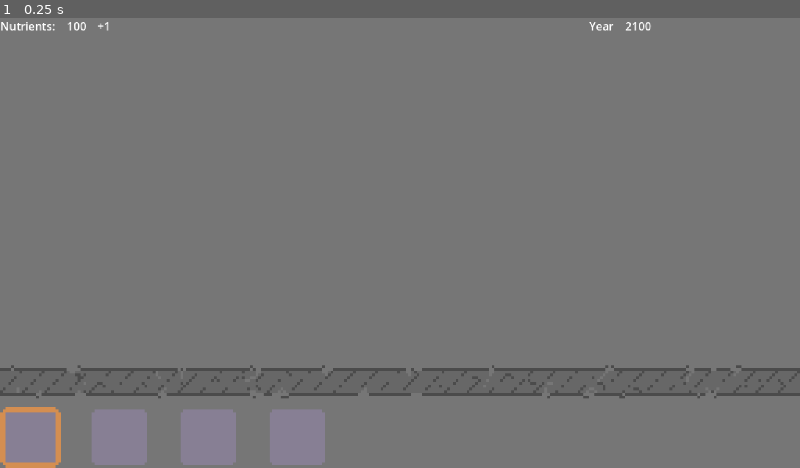
Above: before the commit, frame 1.
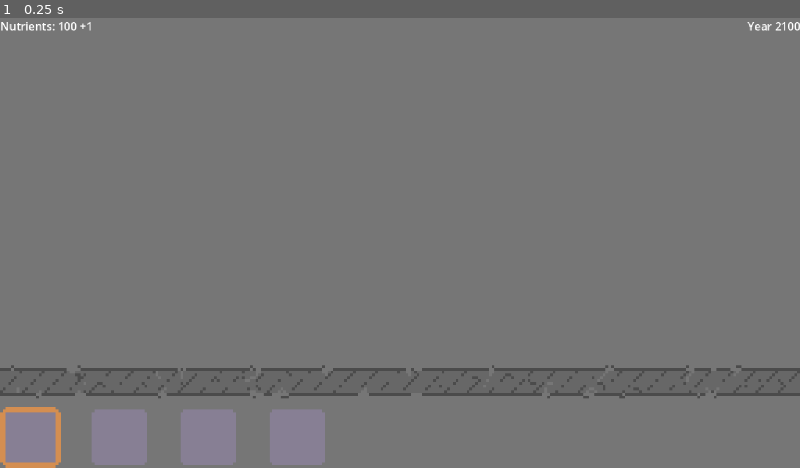
Above: after the commit, the same moment.

Repository: Ameliarate16/CityReclamation
Game: Godot game, scene res://scenes/mainGame.tscn
Same seed, same stepped clock (60 frames per second), same inputs: the game is played once before the commit and once after it.
Inputs:
- Up to frame 1 (0.25 s): no input

The runs differ from the first frame. In frame 1, 0.2% of the frame differs, in the area x 7-100%, y 0-3%.

Commit message:
fix ui, add pine tree

Diff:
--- a/entities/bunny.tscn
+++ b/entities/bunny.tscn
@@ -1,6 +1,6 @@
 [gd_scene load_steps=8 format=3 uid="uid://bv8y1d3pwiope"]
 
-[ext_resource type="Script" uid="uid://dqkxkrj6tytjx" path="res://animal.gd" id="1_t1yv3"]
+[ext_resource type="Script" uid="uid://dqkxkrj6tytjx" path="res://scripts/animal.gd" id="1_t1yv3"]
 [ext_resource type="Texture2D" uid="uid://e0a44ti8x8ix" path="res://assets/bunny.png" id="2_r412g"]
 
 [sub_resource type="AtlasTexture" id="AtlasTexture_uj1on"]
--- a/scenes/mainGame.tscn
+++ b/scenes/mainGame.tscn
@@ -30,6 +30,23 @@
 anchor_bottom = 1.0
 grow_horizontal = 2
 grow_vertical = 2
+mouse_filter = 2
+
+[node name="YearLabel" type="Label" parent="GUILayer/Control"]
+layout_mode = 1
+anchors_preset = 1
+anchor_left = 1.0
+anchor_right = 1.0
+offset_left = -9.0
+offset_bottom = 7.0
+grow_horizontal = 0
+text = "Year"
+
+[node name="NutrientsLabel" type="Label" parent="GUILayer/Control"]
+layout_mode = 1
+offset_right = 20.0
+offset_bottom = 7.0
+text = "Nutrients:"
 
 [node name="PlantingContainer" type="BoxContainer" parent="GUILayer/Control"]
 layout_mode = 1
@@ -87,55 +104,6 @@
 centered = false
 hframes = 5
 
-[node name="ResourceContainer" type="BoxContainer" parent="GUILayer/Control"]
-layout_mode = 0
-offset_right = 175.0
-offset_bottom = 51.0
-
-[node name="NutrientsLabel" type="RichTextLabel" parent="GUILayer/Control/ResourceContainer"]
-layout_mode = 2
-text = "Nutrients:"
-fit_content = true
-scroll_active = false
-autowrap_mode = 0
-
-[node name="NutrientsCount" type="RichTextLabel" parent="GUILayer/Control/ResourceContainer"]
-layout_mode = 2
-text = "100"
-fit_content = true
-scroll_active = false
-autowrap_mode = 0
-
-[node name="NutrientsRate" type="RichTextLabel" parent="GUILayer/Control/ResourceContainer"]
-layout_mode = 2
-text = "+0"
-fit_content = true
-scroll_active = false
-autowrap_mode = 0
-
-[node name="YearContainer" type="BoxContainer" parent="GUILayer/Control"]
-layout_mode = 1
-anchors_preset = 1
-anchor_left = 1.0
-anchor_right = 1.0
-offset_left = -76.0
-offset_bottom = 40.0
-grow_horizontal = 0
-
-[node name="YearLabel" type="RichTextLabel" parent="GUILayer/Control/YearContainer"]
-layout_mode = 2
-text = "Year"
-fit_content = true
-scroll_active = false
-autowrap_mode = 0
-
-[node name="YearCount" type="RichTextLabel" parent="GUILayer/Control/YearContainer"]
-layout_mode = 2
-text = "2100"
-fit_content = true
-scroll_active = false
-autowrap_mode = 0
-
 [node name="EntityListContainer" type="TabContainer" parent="GUILayer/Control"]
 visible = false
 custom_minimum_size = Vector2(80, 0)
--- a/scripts/input_controller.gd
+++ b/scripts/input_controller.gd
@@ -19,27 +19,27 @@
 
 func _unhandled_input(event):
 	if event is InputEventMouseButton && event.button_index == MOUSE_BUTTON_LEFT && event.pressed:
-			click_position = event.position
-			var newPlant
+		click_position = event.position
+		var newPlant
 
-			if Global.selected == Global.SeedType.HERB:
-				var herbType = randi_range(0, herbs.size() -1)
-				newPlant = herbs[herbType].instantiate()
-			elif Global.selected == Global.SeedType.MUSH:
-				var mushType = randi_range(0, mushrooms.size() -1)
-				newPlant = mushrooms[mushType].instantiate()
-				return
-			elif Global.selected == Global.SeedType.BUSH:
-				var bushType = randi_range(0, bushes.size() -1)
-				newPlant = bushes[bushType].instantiate()
-				return
-			elif Global.selected == Global.SeedType.TREE:
-				var treeType = randi_range(0, trees.size() -1)
-				newPlant = trees[treeType].instantiate()
-				return
-			else:
-				return
+		if Global.selected == Global.SeedType.HERB:
+			var herbType = randi_range(0, herbs.size() -1)
+			newPlant = herbs[herbType].instantiate()
+		elif Global.selected == Global.SeedType.MUSH:
+			var mushType = randi_range(0, mushrooms.size() -1)
+			newPlant = mushrooms[mushType].instantiate()
+			return
+		elif Global.selected == Global.SeedType.BUSH:
+			var bushType = randi_range(0, bushes.size() -1)
+			newPlant = bushes[bushType].instantiate()
+			return
+		elif Global.selected == Global.SeedType.TREE:
+			var treeType = randi_range(0, trees.size() -1)
+			newPlant = trees[treeType].instantiate()
+			return
+		else:
+			return
 
-			newPlant.setPos(click_position)
-			add_child(newPlant)
-			createPlant.emit(newPlant.getUpkeep())
+		newPlant.setPos(click_position)
+		add_child(newPlant)
+		createPlant.emit(newPlant.getUpkeep())
--- a/scripts/ui_controller.gd
+++ b/scripts/ui_controller.gd
@@ -1,4 +1,7 @@
 extends CanvasLayer
+
+@onready var year_label : Label = $Control/YearLabel
+@onready var nutrients_label : Label = $Control/NutrientsLabel
 
 @export var currentYear = 2100
 var yearTimer = 0
@@ -27,15 +30,11 @@
 	#		nutrientUpkeep += plant.upkeep
 
 func updateYearLabel():
-	$Control/YearContainer/YearCount.text = str(currentYear)
+	year_label.text = "Year %d" % currentYear
 
 func updateNutrientsLabel():
-	$Control/ResourceContainer/NutrientsCount.text = str(currentNutrients)
 	var nutrientRate = nutrientIncome - nutrientUpkeep
-	if nutrientRate >= 0:
-		$Control/ResourceContainer/NutrientsRate.text = "+" + str(nutrientRate)
-	else:
-		$Control/ResourceContainer/NutrientsRate.text = str(nutrientRate)
+	nutrients_label.text = "Nutrients: %d %+d" % [currentNutrients, nutrientRate]
 
 func tickYear():
 	currentYear += 1
Binary file added: assets/pine.png
Not shown, added: assets/pine.png.import
Not shown: 2 places in scenes/mainGame.tscn that only renumber resources
Renamed: animal.gd -> scripts/animal.gd
Renamed: animal.gd.uid -> scripts/animal.gd.uid
